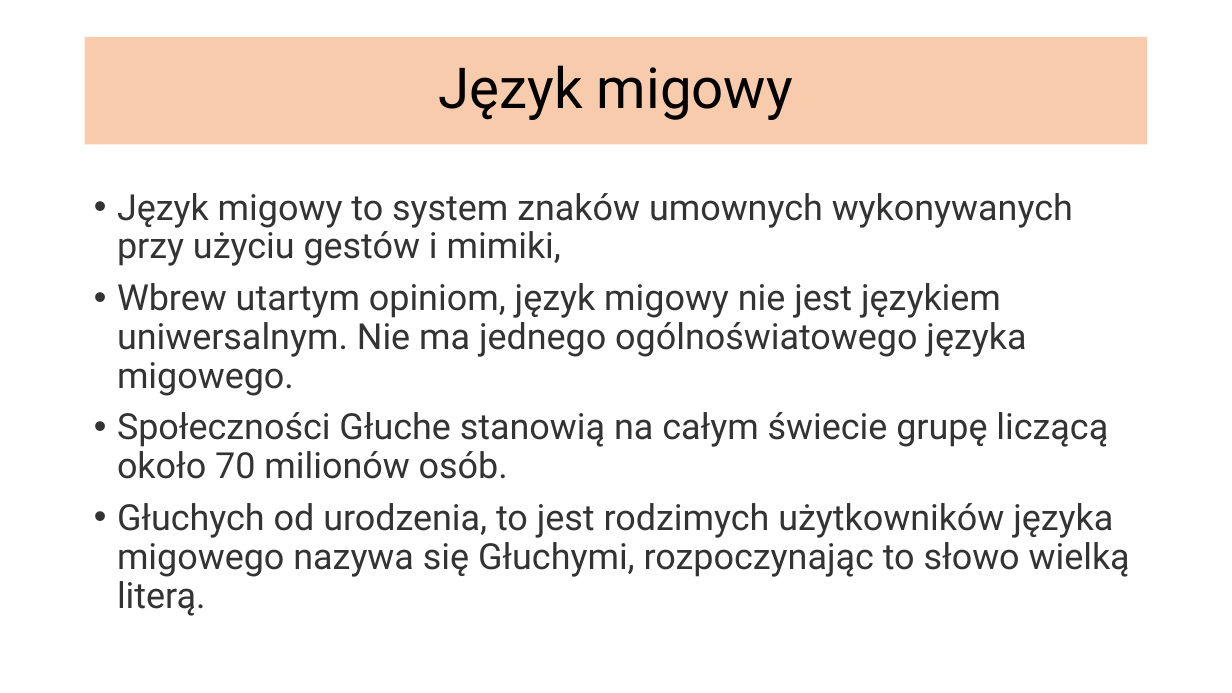
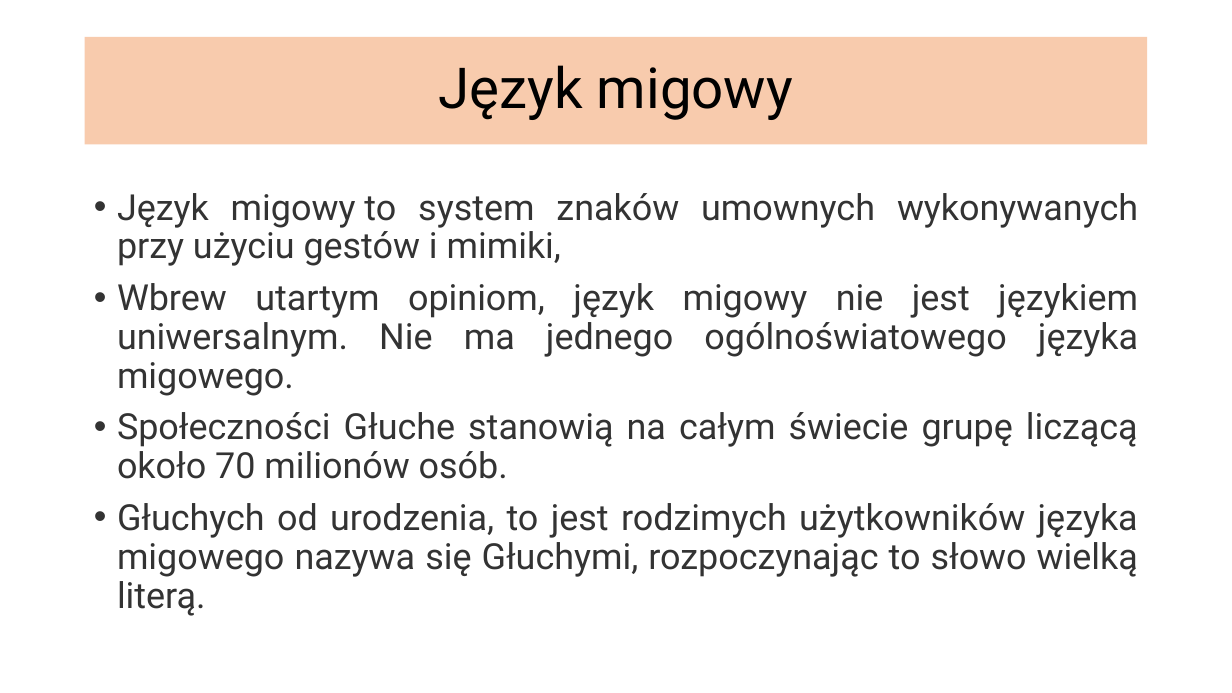
Before and after one commit to infoshareacademy/jdszr7-code-breakers, a slide deck: slide 2 of projekt_dl/SIGN LANGAUGE MNIST.pptx. Drawn at 1232x693 pixels with LibreOffice and Linux fonts; fonts in the diff are those of the drawing. Boxes give left, top, right and bottom in pixels: in the first picture for what was removed or moved away, otherwise in the second. Text is boxed around its words. In the diff, an @@ line names an element or a change of style, - is before the commit and + after.

```diff
--- a/projekt_dl/SIGN LANGAUGE MNIST.pptx
+++ b/projekt_dl/SIGN LANGAUGE MNIST.pptx
@@ text "Język migowy to system znaków ..." at box(117, 193, 1138, 616): alignment left to justified @@
```
Also in this commit, not shown: 3 other slides changed, 1 slide added, 1 other file.
